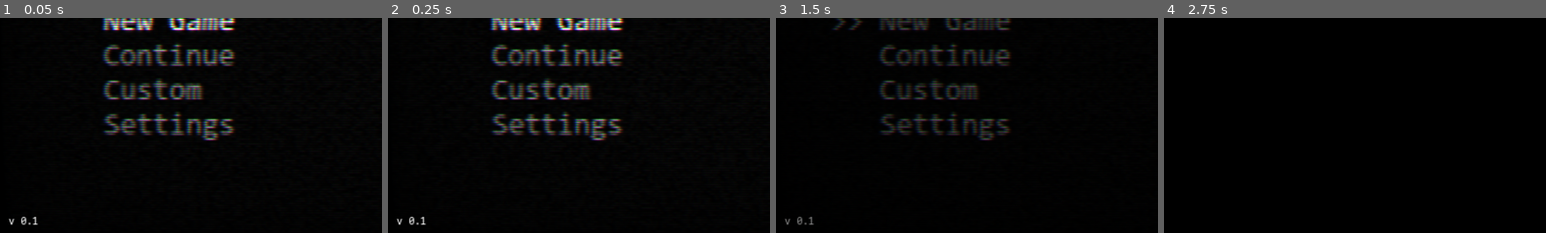
Above: before the commit, frames 1-4 (left to right).
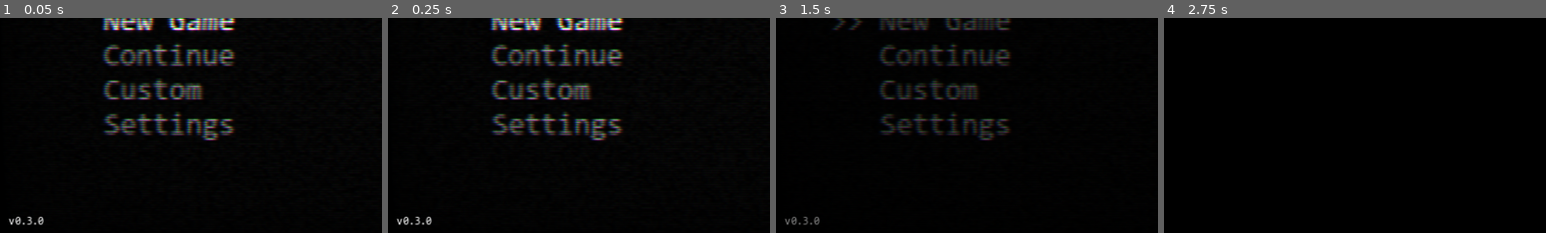
Above: after the commit, the same moments.

Repository: NMedvesky/fcap
Game: Godot game, scene res://scenes/main_menu.tscn
The game is run twice, just before and just after one commit, with the same random seed, the same clock (stepped at 60 frames per second) and the same inputs.
Inputs (mouse positions are % of the whole screen's width and height, from its top left):
- Up to frame 1 (0.05 s): no input
- Up to frame 2 (0.25 s): no input
- Up to frame 3 (1.5 s): click "New Game" at 0.5 s; move the mouse to (72, 45) at 1.27 s
- Up to frame 4 (2.75 s): move the mouse to (30, 55) at 2.02 s
The pictures show only the part of the screen within x 0-50%, y 49-99%; the shares and areas given below are measured in that part.

The runs differ from the first frame. In frame 1, 0.2% of the frame differs, in the area x 4-12%, y 92-97%; in frame 2, 0.2%; in frame 3, 0.2%; in frame 4, nothing differs.

Commit message:
Fixed version number

Diff:
--- a/scenes/main_menu.tscn
+++ b/scenes/main_menu.tscn
@@ -189,7 +189,7 @@
 offset_right = 57.0
 offset_bottom = 636.0
 grow_vertical = 0
-text = "v 0.1"
+text = "v0.3.0"
 vertical_alignment = 2
 
 [node name="copyright" type="Label" parent="Control"]
